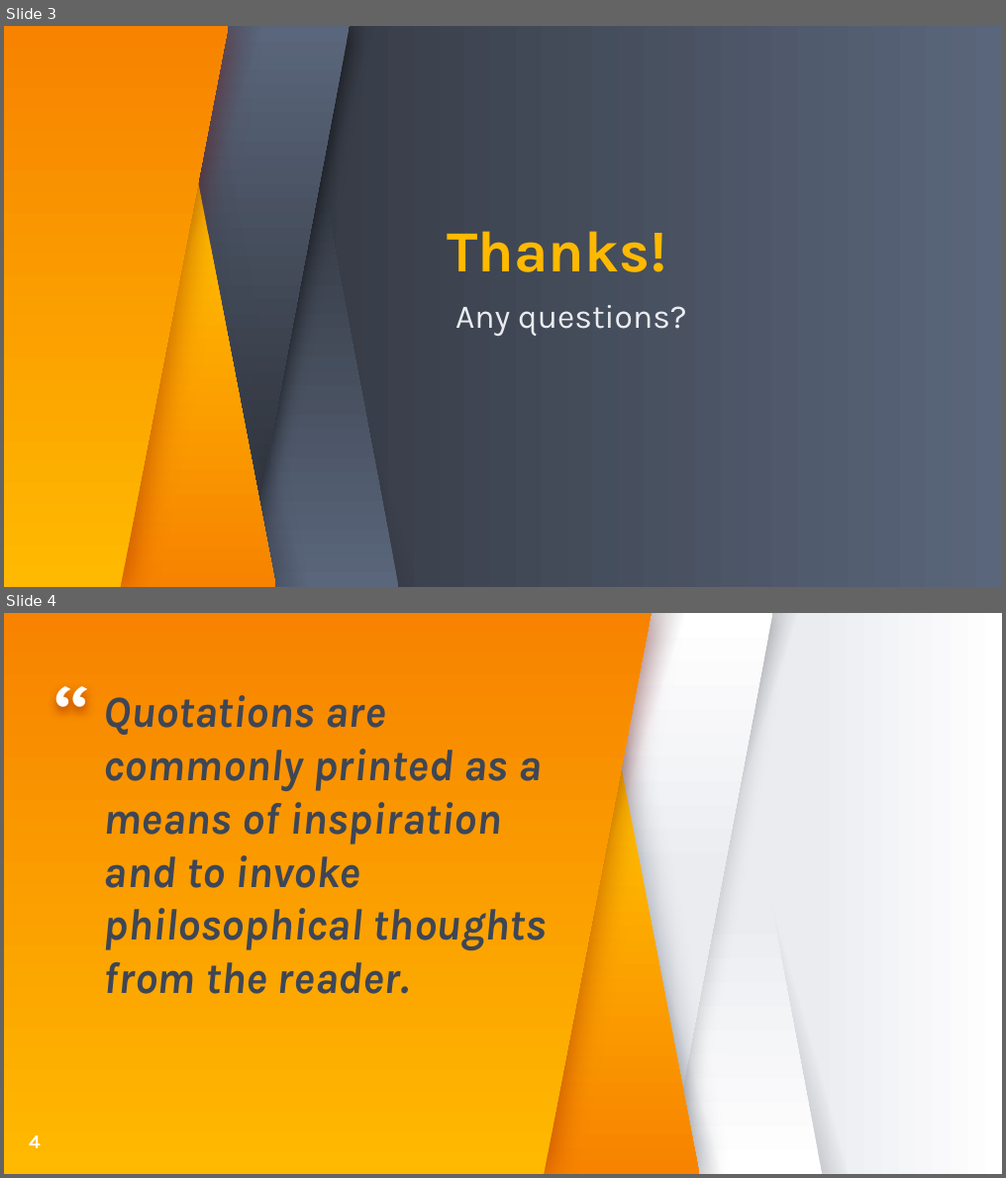
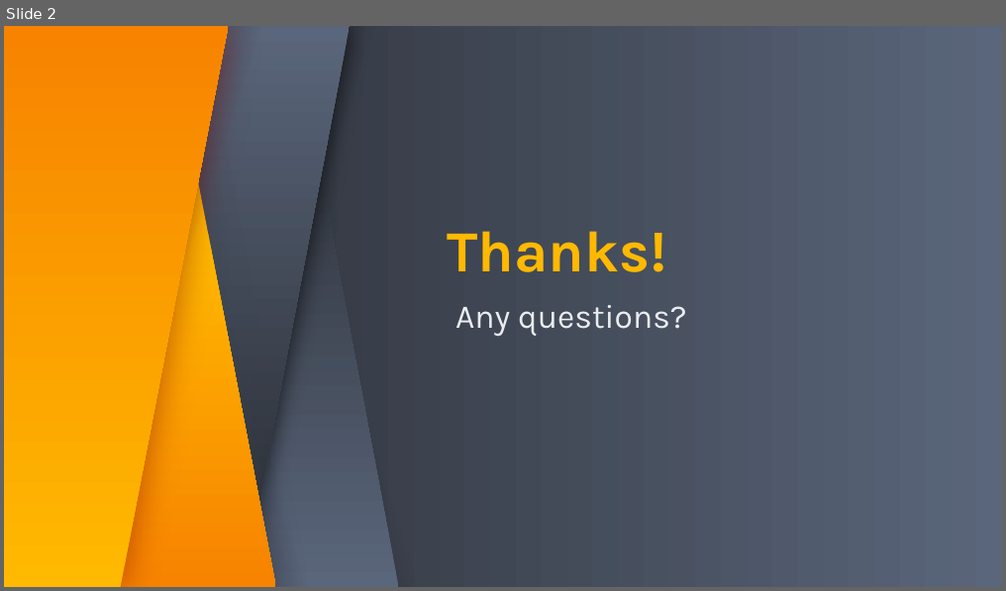
Before and after one commit to cristina-iacob/kickstarter_analysis, a slide deck: kickstarter_analysis.pptx. Shown one above the other, each under a label of ours: slides 3 and 4 before the commit, slide 2 after it. The pictures are 1006x1178 and 1006x591 pixels, drawn with LibreOffice and Linux fonts; fonts in the diff are those of the drawing. Boxes give left, top, right and bottom in pixels: in the first picture for what was removed or moved away, otherwise in the second. Text is boxed around its words. In the diff, an @@ line names an element or a change of style, - is before the commit and + after.

```diff
--- a/kickstarter_analysis.pptx
+++ b/kickstarter_analysis.pptx
@@ slide 4 removed at (x1=4, y1=613, x2=1002, y2=1174), background gradient #FFFFFF to #EAECF0 @@
@@ freeform shape removed at (x1=4, y1=613, x2=650, y2=1174) @@
@@ freeform shape removed at (x1=427, y1=613, x2=700, y2=1174) @@
@@ parallelogram removed at (x1=455, y1=613, x2=684, y2=1173) @@
@@ parallelogram removed at (x1=508, y1=613, x2=738, y2=1173) @@
@@ parallelogram removed at (x1=543, y1=613, x2=772, y2=1173) @@
@@ parallelogram removed at (x1=568, y1=613, x2=797, y2=1173) @@
@@ parallelogram removed at (x1=593, y1=613, x2=823, y2=1173) @@
@@ parallelogram removed at (x1=634, y1=613, x2=863, y2=1173) @@
@@ text removed at (x1=36, y1=650, x2=110, y2=721) @@
-“
@@ text removed at (x1=104, y1=695, x2=547, y2=994) @@
-Quotations are commonly printed as a means of inspiration and to invoke philosophical thoughts from the reader.
@@ page number removed at (x1=29, y1=1136, x2=41, y2=1149) @@
-4
@@ what was slide 3 is now slide 2 @@
```
Also in this commit, not shown: 16 other slides removed, 1 other file.
